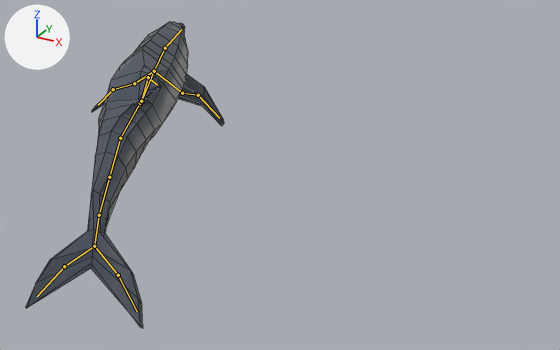
The Blender file UnityProject4/Assets/untitled.blend as it was, and as the next commit left it.
One viewpoint serves both versions: a camera (50 mm lens) standing at (7.54, -9.87, 4.26) and looking at (2.69, -1.04, -0.16). The lights are fixed; the arrows at upper left show +X, +Y and +Z. Both versions are drawn at frame 194 of the action 'ArmatureAction'; the numbers are the values there. The bones that bend it are drawn over the model as lines. Mesh edges are drawn as thin lines.
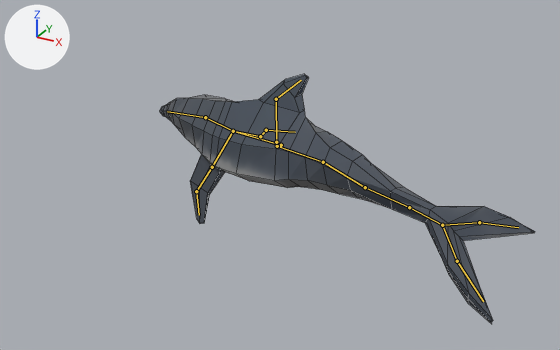
The edits, one by one:
Bone 'Bone' (bone_bone) moves from (0.01, 0.11, 0.9) to (-0.02, 2.79, 1.53).
Bone 'Bone' (bone_bone) turns from (-107, 21, -4) to (-166, 20, 5) degrees about its own x, y and z.
Bone 'Bone.001' (bone_bone_001) turns from (1, -1, 0) to (2, -1, 0) degrees about its own x, y and z.
Bone 'Bone.002' (bone_bone_002) turns from (-3, -3, -5) to (-4, -4, 0) degrees about its own x, y and z.
Bone 'Bone.012' (bone_bone_012) turns from (1, 5, 5) to (1, 8, 8) degrees about its own x, y and z.
Bone 'Bone.013' (bone_bone_013) turns from (-1, 0, -7) to (1, -3, -14) degrees about its own x, y and z.
Bone 'Bone.014' (bone_bone_014) moves from (0.06, -0.03, -0.04) to (0.1, -0.05, -0.05).
Bone 'Bone.014' (bone_bone_014) turns from (-6, -6, -6) to (-9, -9, -10) degrees about its own x, y and z.
Bone 'Bone.015' (bone_bone_015) turns from (2, 1, -1) to (3, 1, -1) degrees about its own x, y and z.
Bone 'Bone.016' (bone_bone_016) turns from (1, -3, 8) to (2, -5, 12) degrees about its own x, y and z.
Bone 'Bone.003' (bone_bone_003) moves from (-0.84, -0.25, 0.0) to (-1.07, -2.99, -0.11).
Bone 'Bone.003' (bone_bone_003) turns from (-22, -7, 112) to (-2, 18, 171) degrees about its own x, y and z.
Bone 'Bone.004' (bone_bone_004) turns from (-3, 9, 0) to (-5, 15, 0) degrees about its own x, y and z.
Bone 'Bone.005' (bone_bone_005) turns from (7, 15, -1) to (5, 18, 4) degrees about its own x, y and z.
Bone 'Bone.006' (bone_bone_006) turns from (3, -14, -5) to (8, -21, -7) degrees about its own x, y and z.
Bone 'Bone.007' (bone_bone_007) moves from (0.0, 0.02, -0.07) to (-0.01, 0.04, -0.11).
Bone 'Bone.007' (bone_bone_007) turns from (9, -5, -2) to (19, -1, 4) degrees about its own x, y and z.
Bone 'Bone.011' (bone_bone_011) turns from (-18, -18, 3) to (-20, -20, 4) degrees about its own x, y and z.
Bone 'Bone.010' (bone_bone_010) turns from (-2, 1, -1) to (-10, 7, -8) degrees about its own x, y and z.
Bone 'Bone.018' (bone_bone_018) turns from (-4, 10, 1) to (-5, 14, 3) degrees about its own x, y and z.
Bone 'Bone.008' (bone_bone_008) moves from (0.86, -0.03, -0.17) to (1.41, 0.19, -2.82).
Bone 'Bone.008' (bone_bone_008) turns from (35, 141, -4) to (-5, -162, -8) degrees about its own x, y and z.

Changed parts and their boxes (x1, y1, x2, y2) in the pictures (560 x 350 px):
'Cylinder', posed (89% wider, 18% shorter)
    before: (26, 22, 224, 328)
    after: (160, 74, 535, 324)
bone 'Bone', root to tip
    before: (140, 104) to (154, 71)
    after: (281, 145) to (233, 131)
bone 'Bone.001', root to tip
    before: (154, 71) to (165, 48)
    after: (233, 131) to (205, 117)
bone 'Bone.002', root to tip
    before: (165, 48) to (181, 29)
    after: (205, 117) to (167, 111)
bone 'Bone.012', root to tip
    before: (154, 71) to (134, 83)
    after: (233, 131) to (212, 167)
bone 'Bone.013', root to tip
    before: (134, 83) to (113, 89)
    after: (212, 167) to (196, 191)
bone 'Bone.014', root to tip
    before: (113, 89) to (98, 105)
    after: (196, 191) to (199, 215)
bone 'Bone.015', root to tip
    before: (154, 71) to (182, 93)
    after: (233, 131) to (260, 136)
bone 'Bone.016', root to tip
    before: (182, 93) to (198, 95)
    after: (260, 136) to (266, 130)
bone 'Bone.003', root to tip
    before: (140, 103) to (120, 138)
    after: (277, 146) to (323, 162)
bone 'Bone.004', root to tip
    before: (120, 138) to (109, 177)
    after: (323, 162) to (365, 187)
bone 'Bone.005', root to tip
    before: (109, 177) to (99, 215)
    after: (365, 187) to (409, 207)
bone 'Bone.006', root to tip
    before: (99, 215) to (94, 246)
    after: (409, 207) to (442, 225)
bone 'Bone.007', root to tip
    before: (94, 246) to (64, 266)
    after: (442, 225) to (457, 261)
bone 'Bone.011', root to tip
    before: (64, 266) to (37, 296)
    after: (457, 261) to (483, 301)
bone 'Bone.010', root to tip
    before: (94, 246) to (118, 275)
    after: (442, 225) to (479, 222)
bone 'Bone.018', root to tip
    before: (118, 275) to (137, 311)
    after: (479, 222) to (518, 227)
bone 'Bone.008', root to tip
    before: (141, 101) to (148, 77)
    after: (276, 142) to (276, 99)
